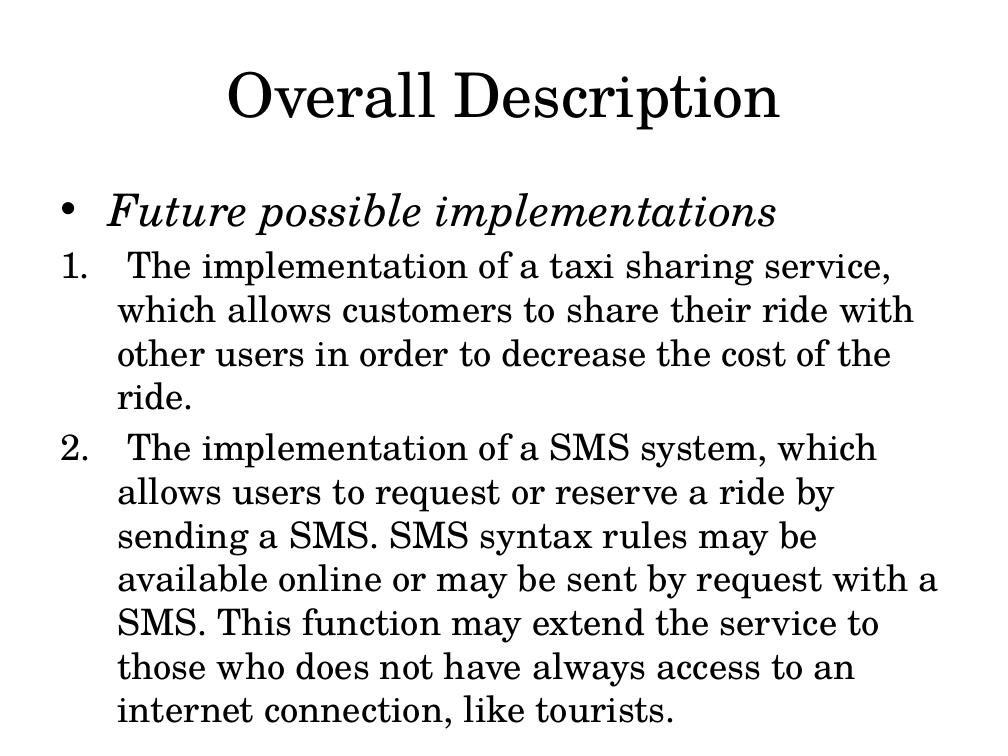
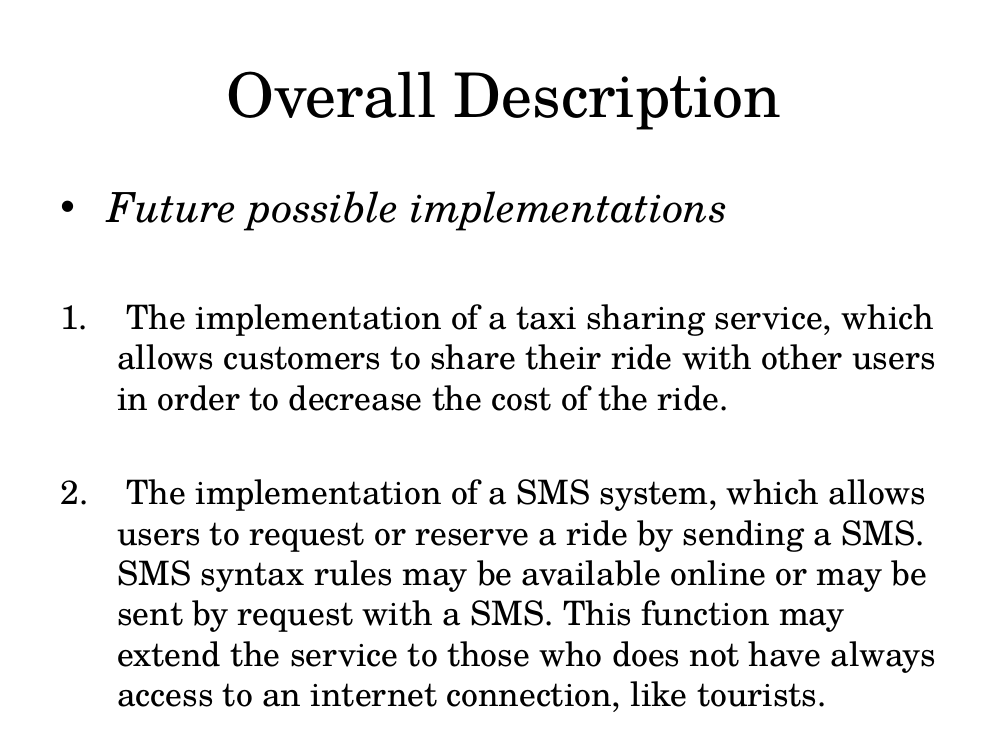
Before and after one commit to MarcoRomani/myTaxyService-SE2-PozziRomani, a slide deck: slide 15 of OtherStuff/Presentation/assumptions + definitions + overall description.pptx. Drawn at 1008x756 pixels with LibreOffice and Linux fonts; fonts in the diff are those of the drawing. Boxes give left, top, right and bottom in pixels: in the first picture for what was removed or moved away, otherwise in the second. Text is boxed around its words. In the diff, an @@ line names an element or a change of style, - is before the commit and + after.

```diff
--- a/OtherStuff/Presentation/assumptions + definitions + overall description.pptx
+++ b/OtherStuff/Presentation/assumptions + definitions + overall description.pptx
@@ text "Future possible implementations" at (108, 191, 935, 673): size 32 to 29.6 pt in "Future possible implementations"; size 26 to 24.1 pt @@
```
Also in this commit, not shown: 8 other slides changed.
